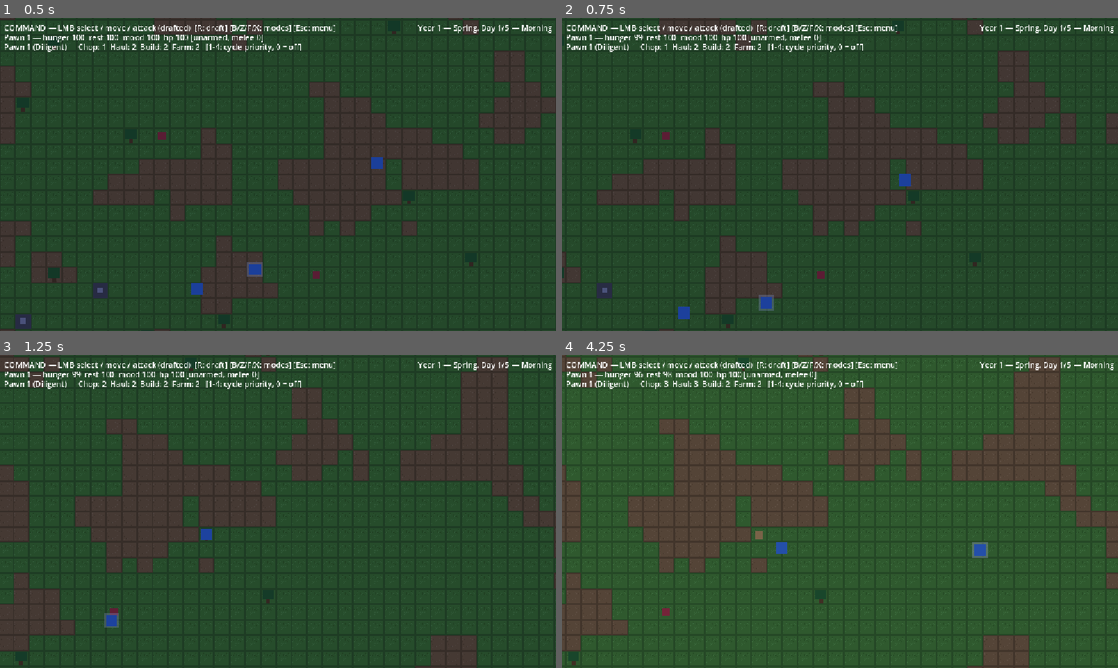
Above: before the commit, frames 1-4 (two rows, left to right).
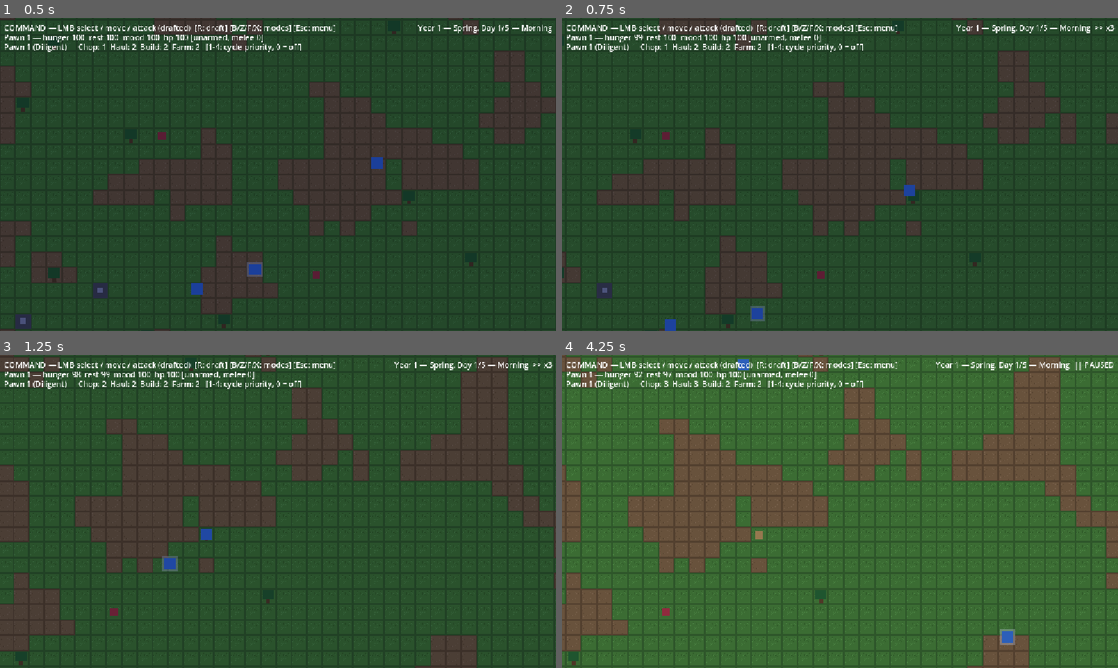
Above: after the commit, the same moments.

Repository: PakkaponBon/gameproject
Game: Godot game, scene res://scenes/main.tscn
The game is run twice, just before and just after one commit, with the same random seed, the same clock (stepped at 60 frames per second) and the same inputs.
Inputs (mouse positions are in pixels of both pictures, inside the frame that each line leads up to):
- Up to frame 1 (0.5 s): no input
- Up to frame 2 (0.75 s): move the mouse to (962, 158) at 0.52 s; hold D (pan_right) from 0.53 s (still down); hold E (toggle_speed, bound only after the commit) from 0.53 s (still down); click (962, 158) at 0.67 s
- Up to frame 3 (1.25 s): keep holding D (pan_right); keep holding E (toggle_speed, bound only after the commit); tap 1 (cycle_chop_priority) at 0.77 s
- Up to frame 4 (4.25 s): release D (pan_right) at 1.25 s; release E (toggle_speed, bound only after the commit) at 1.25 s; drag from (728, 527) to (812, 574) at 1.27 s; move the mouse to (895, 442) at 2.02 s; hold D (pan_right) 2.03-2.75 s; hold Q (cycle_building) 2.03-2.75 s; tap E (toggle_speed, bound only after the commit) at 2.3, 3.8 s; drag from (812, 574) to (673, 464) at 2.77 s; move the mouse to (1006, 558) at 3.52 s; hold A (pan_left) from 3.53 s (still down); hold 2 (cycle_haul_priority) from 3.53 s (still down); tap 1 (cycle_chop_priority) at 3.77 s; tap Space (toggle_pause, bound only after the commit) at 4.15 s

Frame 1 is identical in both runs. In frame 2, 0.9% of the frame differs, in the area x 18-100%, y 2-100%; in frame 3, 0.9%, in the area x 13-100%, y 2-88%; in frame 4, 0.9%.

Commit message:
Phase 4: pause + speed controls (Space pause, E toggles 1x/3x)
- Sim-only pause: GameClock timer freezes, player keeps planning
- Speed scales the tick timer; HUD calendar shows || / >>x3

Co-Authored-By: Claude Fable 5 <noreply@anthropic.com>

Diff:
--- a/project.godot
+++ b/project.godot
@@ -52,6 +52,16 @@
 "deadzone": 0.2,
 "events": [Object(InputEventKey,"resource_local_to_scene":false,"resource_name":"","device":-1,"window_id":0,"alt_press …(192 unchanged characters)…
 , Object(InputEventKey,"resource_local_to_scene":false,"resource_name":"","device":-1,"window_id":0,"alt_pressed":false …(186 unchanged characters)…
+]
+}
+toggle_pause={
+"deadzone": 0.2,
+"events": [Object(InputEventKey,"resource_local_to_scene":false,"resource_name":"","device":-1,"window_id":0,"alt_pressed":false,"shift_pressed":false,"ctrl_pressed":false,"meta_pressed":false,"pressed":false,"keycode":0,"physical_keycode":32,"key_label":0,"unicode":32,"location":0,"echo":false,"script":null)
+]
+}
+toggle_speed={
+"deadzone": 0.2,
+"events": [Object(InputEventKey,"resource_local_to_scene":false,"resource_name":"","device":-1,"window_id":0,"alt_pressed":false,"shift_pressed":false,"ctrl_pressed":false,"meta_pressed":false,"pressed":false,"keycode":0,"physical_keycode":69,"key_label":0,"unicode":101,"location":0,"echo":false,"script":null)
 ]
 }
 toggle_safety_mode={
--- a/scripts/game_clock.gd
+++ b/scripts/game_clock.gd
@@ -6,6 +6,7 @@
 signal ticked
 signal day_started(day: int)
 signal season_changed(season: int)
+signal speed_changed  # sim pause or speed multiplier flipped
 
 const TICKS_PER_SECOND := 10.0
 const TICKS_PER_DAY := 3000  # 5 real minutes per in-game day
@@ -14,13 +15,27 @@
 const NIGHT_START := 0.75  # last quarter of each day is night
 
 var ticks := 0  # total simulation ticks; persisted in saves
+var sim_paused := false  # tactical pause: sim frozen, player still plans
+var speed := 1.0
+
+var _timer: Timer
 
 func _ready() -> void:
-	var timer := Timer.new()
-	timer.wait_time = 1.0 / TICKS_PER_SECOND
-	timer.autostart = true
-	timer.timeout.connect(_on_timeout)
-	add_child(timer)
+	_timer = Timer.new()
+	_timer.wait_time = 1.0 / TICKS_PER_SECOND
+	_timer.autostart = true
+	_timer.timeout.connect(_on_timeout)
+	add_child(_timer)
+
+func set_sim_paused(on: bool) -> void:
+	sim_paused = on
+	_timer.paused = on
+	speed_changed.emit()
+
+func set_speed(mult: float) -> void:
+	speed = mult
+	_timer.wait_time = 1.0 / (TICKS_PER_SECOND * mult)
+	speed_changed.emit()
 
 func _on_timeout() -> void:
 	ticks += 1
--- a/scripts/hud.gd
+++ b/scripts/hud.gd
@@ -11,6 +11,7 @@
 
 func _ready() -> void:
 	GameClock.ticked.connect(_update_calendar)
+	GameClock.speed_changed.connect(_update_calendar)
 	_update_calendar()
 
 func set_event(text: String) -> void:
@@ -77,4 +78,9 @@
 	return "off" if value == 0 else str(value)
 
 func _update_calendar() -> void:
-	calendar_label.text = GameClock.calendar_text()
+	var speed_tag := ""
+	if GameClock.sim_paused:
+		speed_tag = "  || PAUSED"
+	elif GameClock.speed != 1.0:
+		speed_tag = "  >> x%d" % int(GameClock.speed)
+	calendar_label.text = GameClock.calendar_text() + speed_tag
--- a/scripts/main.gd
+++ b/scripts/main.gd
@@ -90,6 +90,10 @@
 		if selected and not selected.dead:
 			selected.set_drafted(not selected.drafted)
 			hud.update_stats(selected)
+	elif event.is_action_pressed("toggle_pause"):
+		GameClock.set_sim_paused(not GameClock.sim_paused)
+	elif event.is_action_pressed("toggle_speed"):
+		GameClock.set_speed(3.0 if GameClock.speed == 1.0 else 1.0)
 	elif event.is_action_pressed("cycle_farm_priority"):
 		_cycle_selected_priority(Job.Type.PLANT)
 	elif event.is_action_pressed("cycle_chop_priority"):
Not shown, changed: ROADMAP.md
